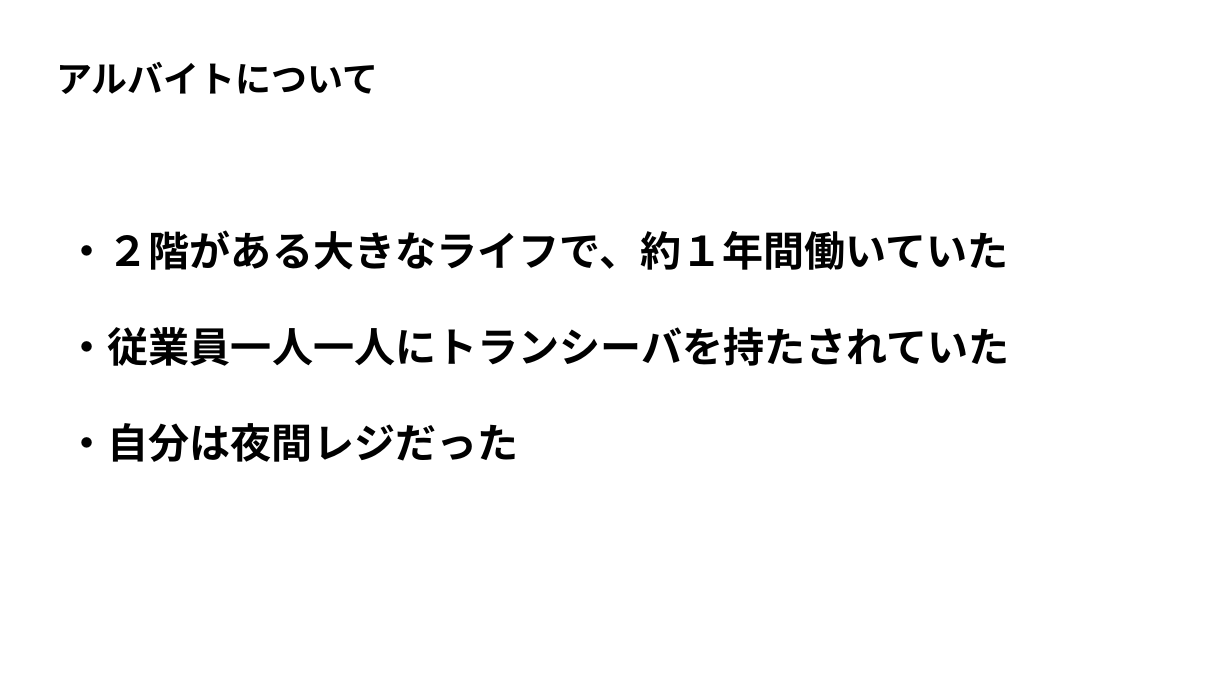
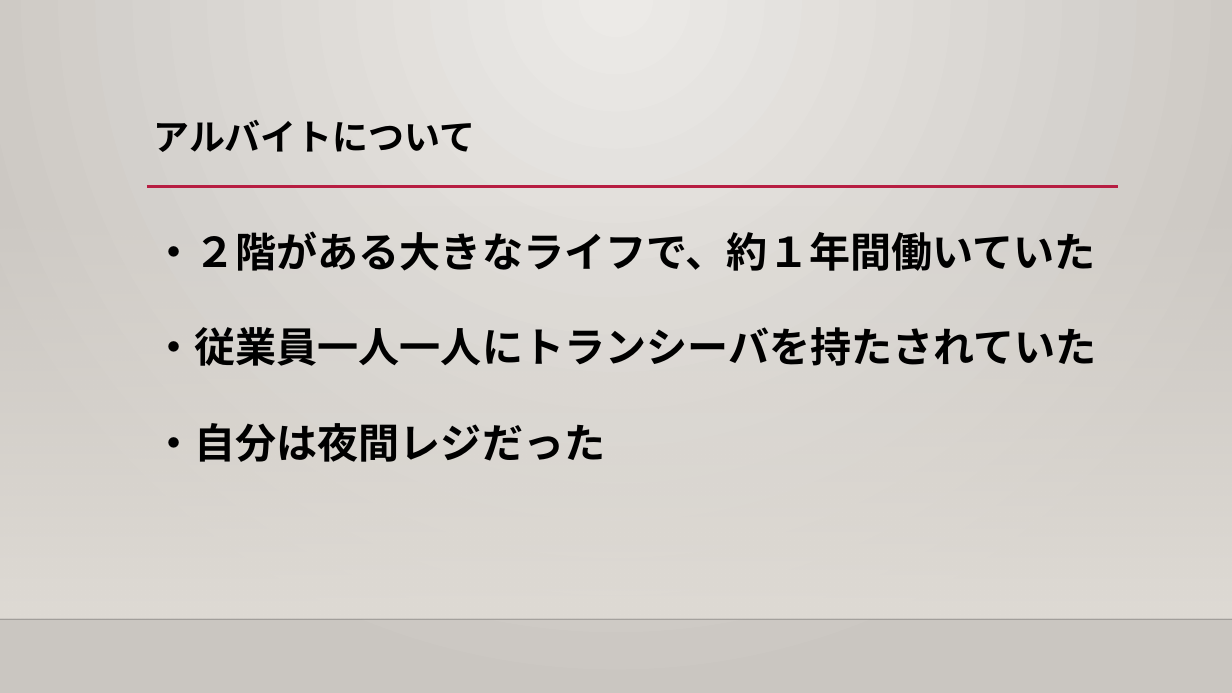
Before and after one commit to human-osaka-game-2019/2020NWProgrammingLatterTermExam, a slide deck: slide 11 of 情報リテラシー/上久保 豪太/ヒューマンでの学生生活において学んだこと.pptx. Drawn at 1232x693 pixels with LibreOffice and Linux fonts; fonts in the diff are those of the drawing; background and template pictures are left out. Boxes give left, top, right and bottom in pixels: in the first picture for what was removed or moved away, otherwise in the second. Text is boxed around its words. In the diff, an @@ line names an element or a change of style, - is before the commit and + after.

```diff
--- a/情報リテラシー/上久保 豪太/ヒューマンでの学生生活において学んだこと.pptx
+++ b/情報リテラシー/上久保 豪太/ヒューマンでの学生生活において学んだこと.pptx
@@ background #FFFFFF to gradient #ECEAE7 to #CAC7C1 @@
@@ title "アルバイトについて": place and size @@
-title "アルバイトについて" at (56, 62, 378, 94)
+title "アルバイトについて" at (154, 120, 476, 152)
@@ title "アルバイトについて" at (154, 120, 476, 152): vertical alignment middle to top @@
@@ rectangle added at (0, 204, 1232, 619), fill gradient #DFDBD5 @@
@@ line added from (147, 187) to (1118, 187), #B71E42 2.5 pt @@
@@ text "・２階がある大きなライフで、約１年間働いていた": place and size @@
-text "・２階がある大きなライフで、約１年間働いていた" at (67, 230, 1009, 270)
+text "・２階がある大きなライフで、約１年間働いていた" at (153, 231, 1095, 271)
@@ text "・従業員一人一人にトランシーバを持たされていた": place and size @@
-text "・従業員一人一人にトランシーバを持たされていた" at (67, 327, 1010, 366)
+text "・従業員一人一人にトランシーバを持たされていた" at (153, 327, 1096, 366)
@@ text "・自分は夜間レジだった": place and size @@
-text "・自分は夜間レジだった" at (67, 423, 519, 462)
+text "・自分は夜間レジだった" at (153, 423, 605, 462)
@@ line added from (0, 619) to (1232, 619), #000001 1 pt @@
```
Also in this commit, not shown: 14 other slides changed.
